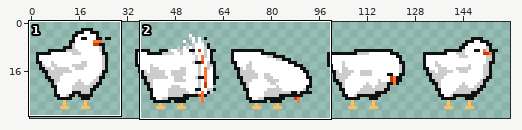
A sprite sheet gets an edit: assets/chicken/peck_body.png. Above, an overview of the earlier version with the close-up marked.
Close-up. Earlier state:
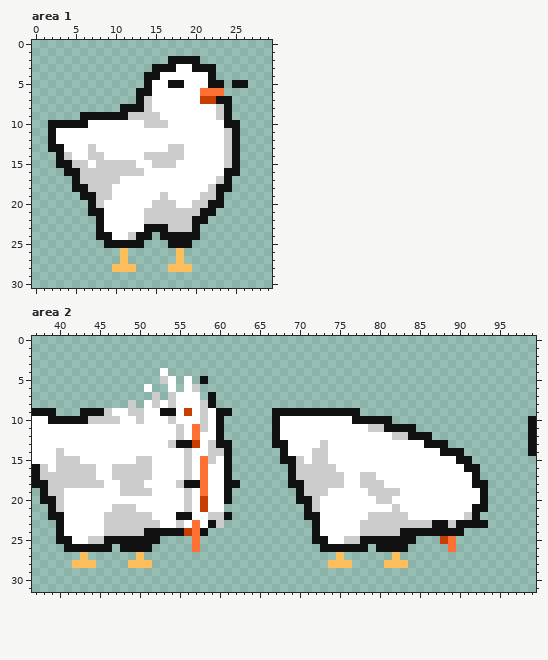
The file is 160x32 pixels. Shown: area 1: x 0..29, y 0..30; area 2: x 37..99, y 0..31. The commit also changed other parts of the picture, which this record leaves out.
Now the later version:
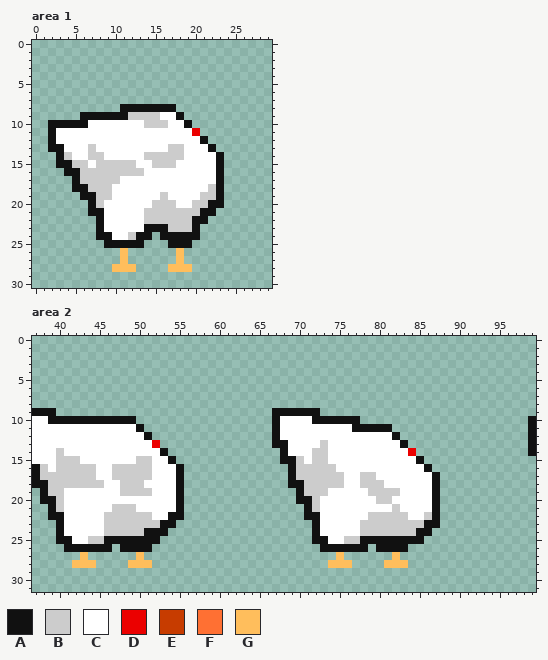
Palette (. is transparent): A #111111  B #cccccc  C #ffffff  D #eb0000  E #c73c00  F #ff7033  G #ffbe5c
Changes in this commit:
Area 1:
y 2: x 17..20 AAAA -> ....
y 3: x 15..22 AAACCAAA -> ........
y 4: x 14..22 AACCCCCCA -> .........
y 5: x 14..23 ACCAACCCAA -> ..........; x 25..26 AA -> ..
y 6: x 13..23 AACCCCCCFFF -> ...........
y 7: x 13..24 ABCCCCCCEEAA -> ............
y 8: x 14..24 BCCCCCCCCBA -> AAAA.......
y 9: x 18..24 CCCCCBA -> A......
y 10: x 19..25 CCCCCAA -> A......
y 11: x 20..25 CCCCBA -> D.....
y 12: x 21..25 CCCBA -> A....
y 13: x 22..25 CCBA -> A...
y 14..15: x 23..25 CBA -> A..
y 16: x 23..25 CAA -> A..
y 17: x 23..24 BA -> A.
y 18: x 24 A -> .
Area 2:
y 4: x 53 C -> .
y 5: x 53..54 BC -> ..; x 56 C -> .; x 58 A -> .
y 6: x 51 C -> .; x 54 C -> .; x 56..57 CB -> ..
y 7: x 52 B -> .; x 54..57 BCCC -> ....; x 59 A -> .
y 8: x 49 B -> .; x 51..59 CBCBCCCBA -> .........
y 9: x 43..61 AAABCCBBCCAACECBCAA -> ...................; x 73..77 AAAAA -> .....
y 10: x 44..60 BBBBCCBCCCBCCCBCA -> AAAAAA...........; x 72..76 CCCCC -> AAAAA; x 78..81 AAAA -> ....
y 11: x 50..60 CCCCCBCFBCA -> A..........; x 77..80 CCBB -> AAAA; x 82..84 AAA -> ...
y 12: x 51..60 CCCCBCFCCA -> A.........; x 82..86 BBAAA -> A....
y 13: x 52..61 CCBAAECBAA -> D.........; x 83..88 CCCAAA -> A.....
y 14: x 53..61 CCCBCCBBA -> A........; x 84..90 CCCCAAA -> D......
y 15: x 54..61 CCBCFBCA -> A.......; x 85..91 CCCCCAA -> A......
y 16: x 55..61 CBCFCCA -> A......; x 86..92 CCCCCAA -> A......
y 17: x 55..61 CBCFCCA -> A......; x 87..92 CCCCCA -> A.....
y 18: x 55..62 BAAFCCAA -> A.......; x 87..93 CCCCCAA -> A......
y 19: x 55..61 CBCFCCA -> A......; x 87..93 CCCCCCA -> A......
y 20: x 55..61 CBCECCA -> A......; x 87..93 CCCCCCA -> A......
y 21: x 55..60 CBCECC -> A.....; x 87..93 CCCCCAA -> A......
y 22: x 54 C -> A; x 56..61 ACCBBA -> ......; x 86..92 CCCCCBA -> BA.....
y 23: x 53..60 CCBCFCAB -> AA......; x 86 B -> A; x 88..93 ABAAAA -> ......
y 24: x 54..58 AAEFA -> .....; x 83..84 AA -> BB; x 87..90 AAAA -> ....
y 25: x 57 F -> .; x 85 . -> A; x 88..89 EF -> ..
y 26: x 57 F -> .; x 89 F -> .
Changed places in both close-ups, as pixel boxes (x1, y1, x2, y2):
changed: (136, 56, 248, 192)
changed: (80, 368, 240, 552)
changed: (312, 408, 488, 552)
